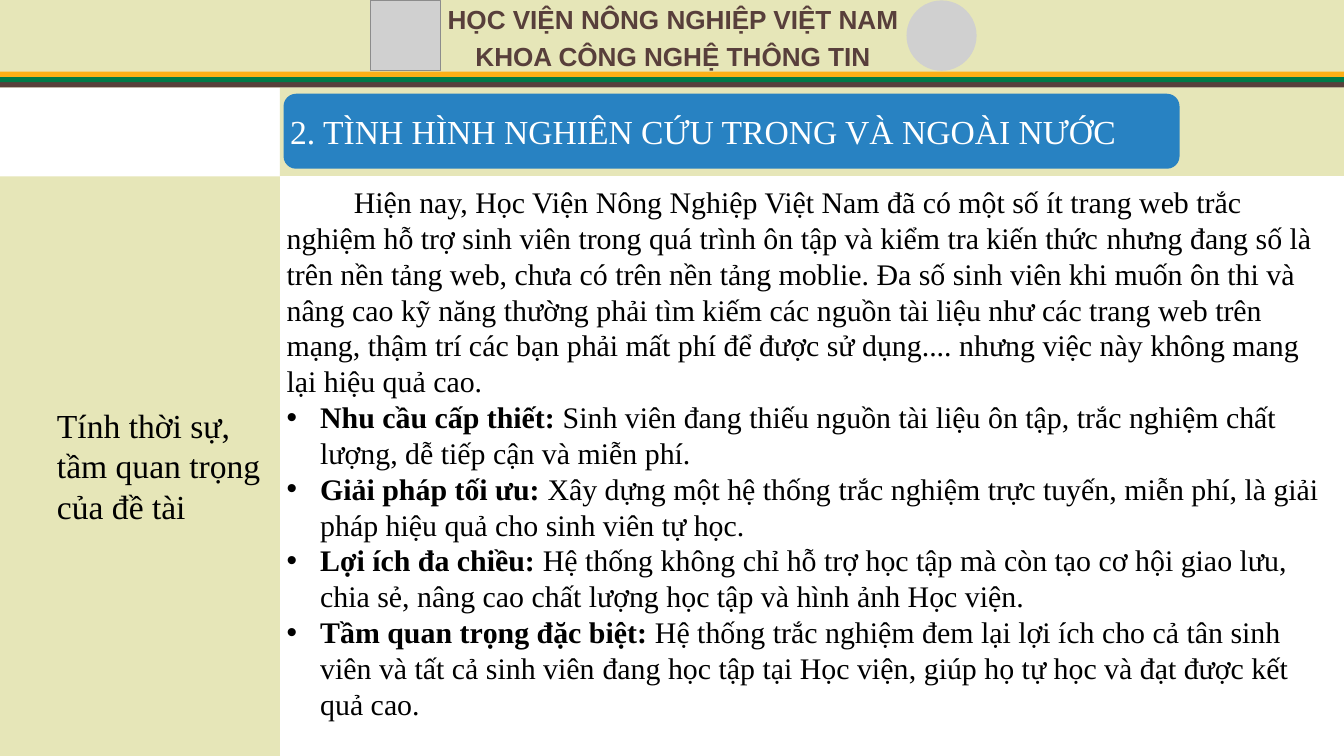
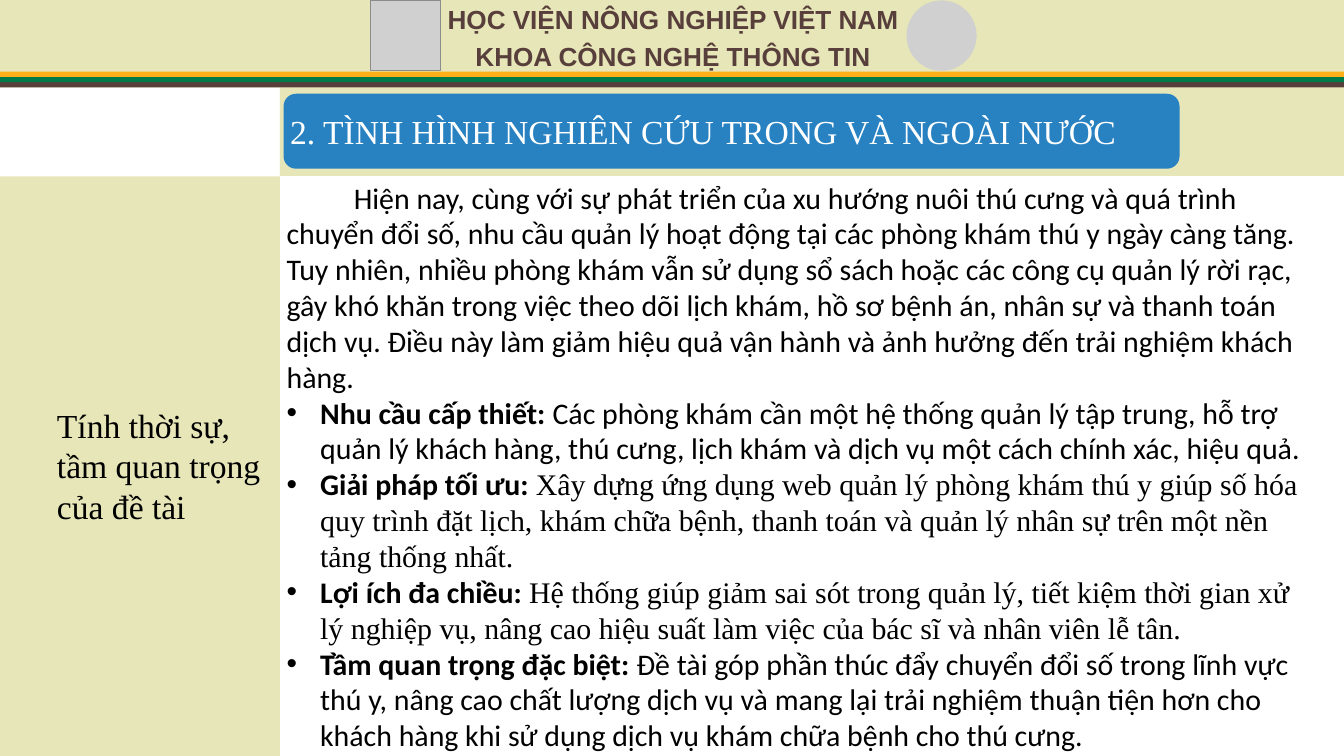
Before and after one commit to HungTran1412/veterinary-clinic-api, a slide deck: slide 11 of VeterinaryClinic.API/wwwroot/Document/TrinhChieu_KLTN.pptx. Drawn at 1344x756 pixels with LibreOffice and Linux fonts; fonts in the diff are those of the drawing; grey boxes stand for pictures. Boxes give left, top, right and bottom in pixels: in the first picture for what was removed or moved away, otherwise in the second. Text is boxed around its words. In the diff, an @@ line names an element or a change of style, - is before the commit and + after.

Commit message:
update slide

```diff
--- a/VeterinaryClinic.API/wwwroot/Document/TrinhChieu_KLTN.pptx
+++ b/VeterinaryClinic.API/wwwroot/Document/TrinhChieu_KLTN.pptx
@@ text at [287, 186, 1299, 751]: text changed; font Times New Roman to Calibri @@
-Hiện nay, Học Viện Nông Nghiệp Việt Nam đã có một số ít trang web trắc nghiệm hỗ trợ sinh viên trong quá trình ôn tập và kiểm tra kiến thức nhưng đang số là trên nền tảng web, chưa có trên nền tảng moblie. Đa số sinh viên khi muốn ôn thi và nâng cao kỹ năng thường phải tìm kiếm các nguồn tài liệu như các trang web trên mạng, thậm trí các bạn phải mất phí để được sử dụng.... nhưng việc này không mang lại hiệu quả cao.
-• Nhu cầu cấp thiết: Sinh viên đang thiếu nguồn tài liệu ôn tập, trắc nghiệm chất lượng, dễ tiếp cận và miễn phí.
-• Giải pháp tối ưu: Xây dựng một hệ thống trắc nghiệm trực tuyến, miễn phí, là giải pháp hiệu quả cho sinh viên tự học.
-• Lợi ích đa chiều: Hệ thống không chỉ hỗ trợ học tập mà còn tạo cơ hội giao lưu, chia sẻ, nâng cao chất lượng học tập và hình ảnh Học viện.
-• Tầm quan trọng đặc biệt: Hệ thống trắc nghiệm đem lại lợi ích cho cả tân sinh viên và tất cả sinh viên đang học tập tại Học viện, giúp họ tự học và đạt được kết quả cao.
+Hiện nay, cùng với sự phát triển của xu hướng nuôi thú cưng và quá trình chuyển đổi số, nhu cầu quản lý hoạt động tại các phòng khám thú y ngày càng tăng. Tuy nhiên, nhiều phòng khám vẫn sử dụng sổ sách hoặc các công cụ quản lý rời rạc, gây khó khăn trong việc theo dõi lịch khám, hồ sơ bệnh án, nhân sự và thanh toán dịch vụ. Điều này làm giảm hiệu quả vận hành và ảnh hưởng đến trải nghiệm khách hàng.
+• Nhu cầu cấp thiết: Các phòng khám cần một hệ thống quản lý tập trung, hỗ trợ quản lý khách hàng, thú cưng, lịch khám và dịch vụ một cách chính xác, hiệu quả.
+• Giải pháp tối ưu: Xây dựng ứng dụng web quản lý phòng khám thú y giúp số hóa quy trình đặt lịch, khám chữa bệnh, thanh toán và quản lý nhân sự trên một nền tảng thống nhất.
+• Lợi ích đa chiều: Hệ thống giúp giảm sai sót trong quản lý, tiết kiệm thời gian xử lý nghiệp vụ, nâng cao hiệu suất làm việc của bác sĩ và nhân viên lễ tân.
+• Tầm quan trọng đặc biệt: Đề tài góp phần thúc đẩy chuyển đổi số trong lĩnh vực thú y, nâng cao chất lượng dịch vụ và mang lại trải nghiệm thuận tiện hơn cho khách hàng khi sử dụng dịch vụ khám chữa bệnh cho thú cưng.
```
Also in this commit, not shown: 5 other slides changed.
